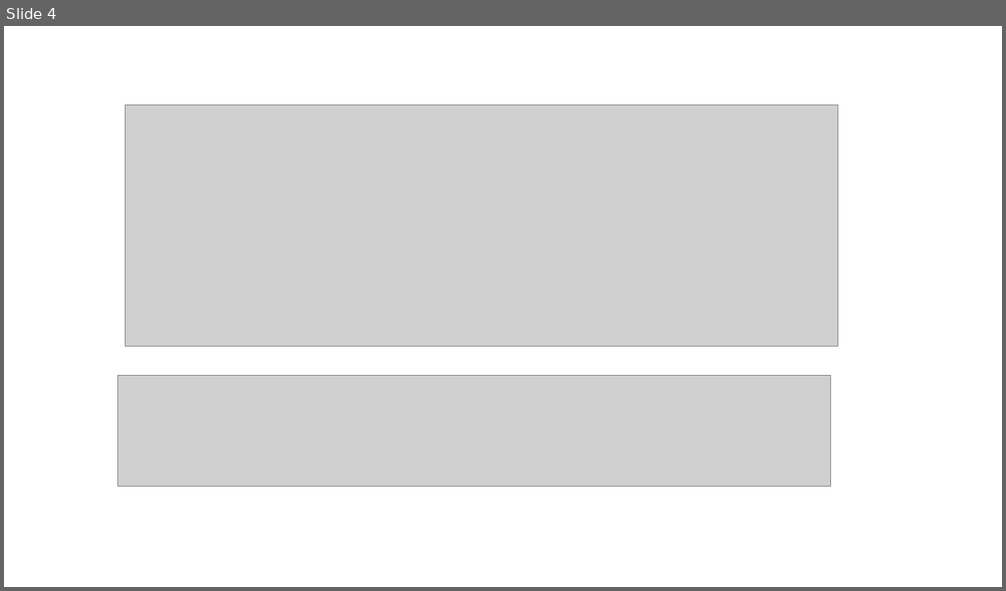
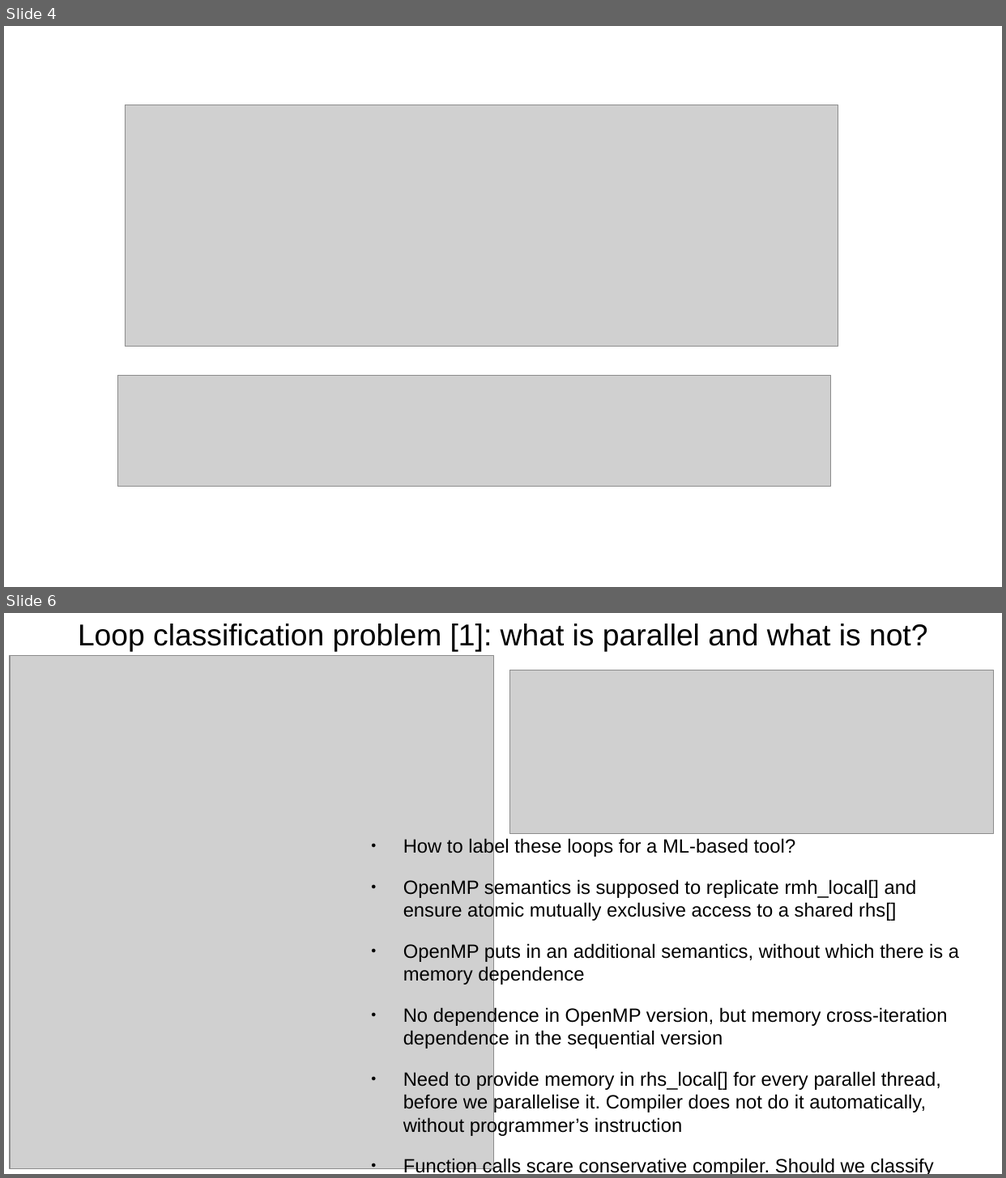
Before and after one commit to harel-coffee/PParMetrics-auto, a slide deck: PPar_lunch_talk/Learning_Loop_Parallelisability.odp. Shown one above the other, each under a label of ours: slide 4 before the commit, slides 4 and 6 after it; the slides between them are not shown. The pictures are 1006x591 and 1006x1178 pixels, drawn with LibreOffice and Linux fonts; fonts in the diff are those of the drawing; grey boxes stand for pictures. Boxes give left, top, right and bottom in pixels: in the first picture for what was removed or moved away, otherwise in the second. Text is boxed around its words. In the diff, an @@ line names an element or a change of style, - is before the commit and + after.

```diff
--- a/PPar_lunch_talk/Learning_Loop_Parallelisability.odp
+++ b/PPar_lunch_talk/Learning_Loop_Parallelisability.odp
@@ slide 6 added at (4,613,1002,1174), background #FFFFFF @@
@@ title added at (78,624,927,652), 24 pt, text #000000 @@
+Loop classification problem [1]: what is parallel and what is not?
@@ picture added at (10,656,494,1169) @@
@@ picture added at (510,670,994,834) @@
@@ text added at (403,837,959,1174), 15.3 pt, text #000000 @@
+● How to label these loops for a ML-based tool?
+● OpenMP semantics is supposed to replicate rmh_local[] and ensure atomic mutually exclusive access to a shared rhs[]
+● OpenMP puts in an additional semantics, without which there is a memory dependence
+● No dependence in OpenMP version, but memory cross-iteration dependence in the sequential version
+● Need to provide memory in rhs_local[] for every parallel thread, before we parallelise it. Compiler does not do it automatically, without programmer’s instruction
+● Function calls scare conservative compiler. Should we classify the code as it is or only after assumed inlining is done?
```
Also in this commit, not shown: 3 other slides added, 8 other files.
